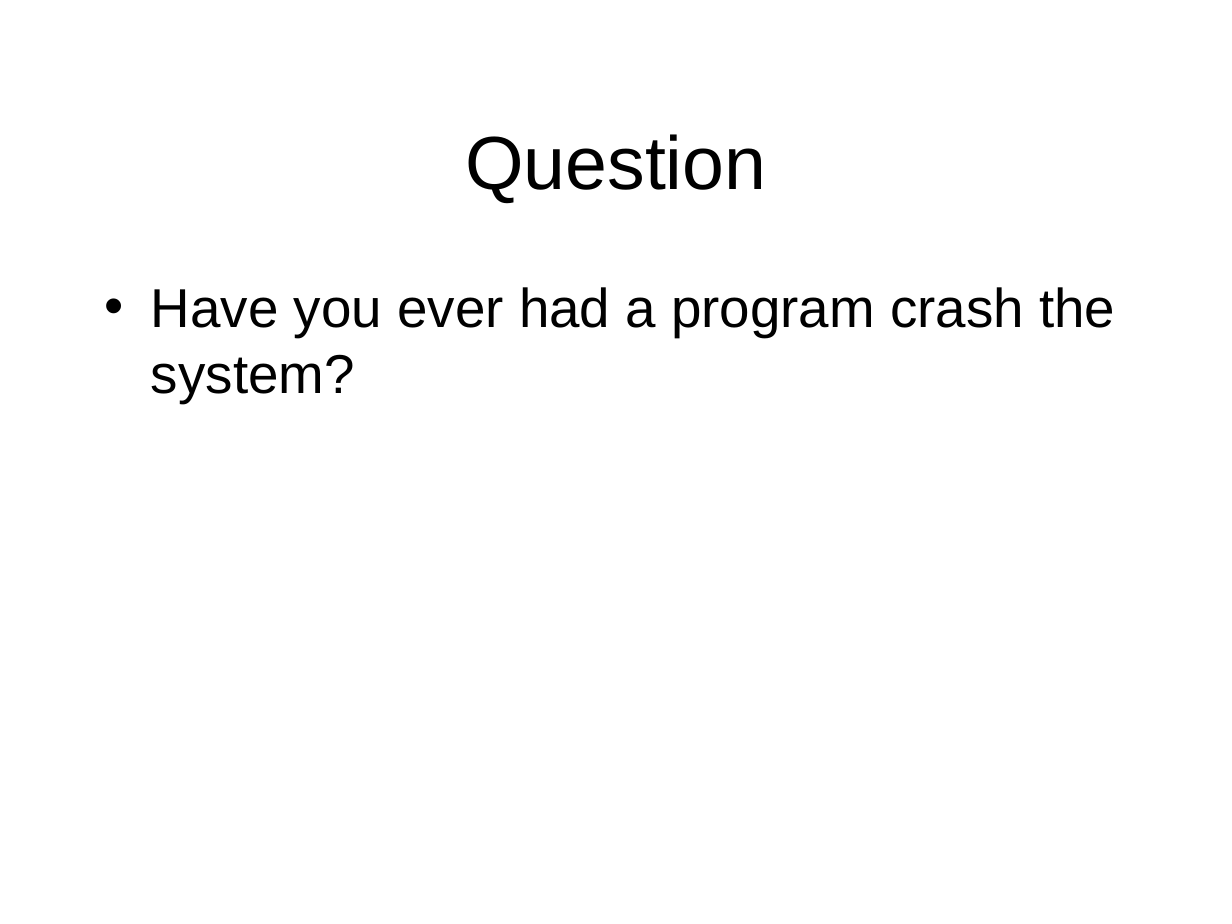
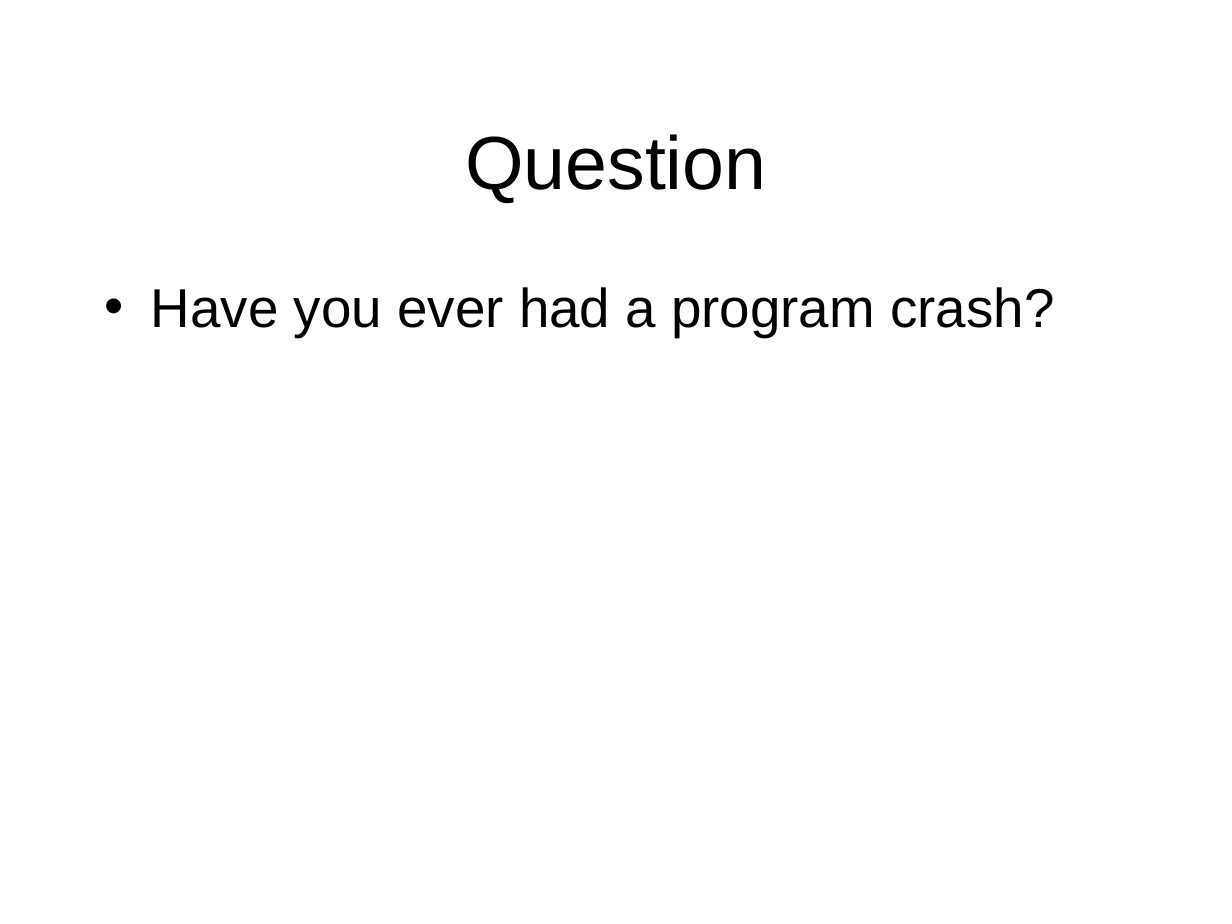
Before and after one commit to octaviordz/zjnu2017.github.io, a slide deck: slide 4 of OOP/lectures/060--Internal.Classes.and.Exceptions.pptx. Drawn at 1232x924 pixels with LibreOffice and Linux fonts; fonts in the diff are those of the drawing. Boxes give left, top, right and bottom in pixels: in the first picture for what was removed or moved away, otherwise in the second. Text is boxed around its words. In the diff, an @@ line names an element or a change of style, - is before the commit and + after.

```diff
--- a/OOP/lectures/060--Internal.Classes.and.Exceptions.pptx
+++ b/OOP/lectures/060--Internal.Classes.and.Exceptions.pptx
@@ text at [151, 287, 1054, 337]: text changed @@
-• Have you ever had a program crash the system?
+• Have you ever had a program crash?
```
Also in this commit, not shown: 15 other slides changed, 1 other file.
